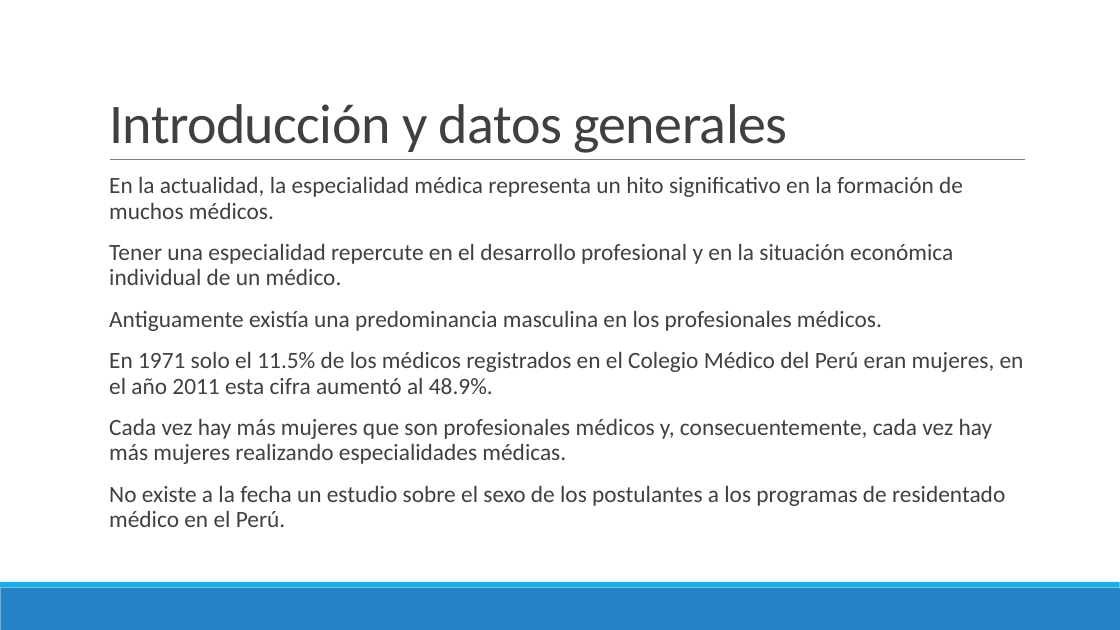
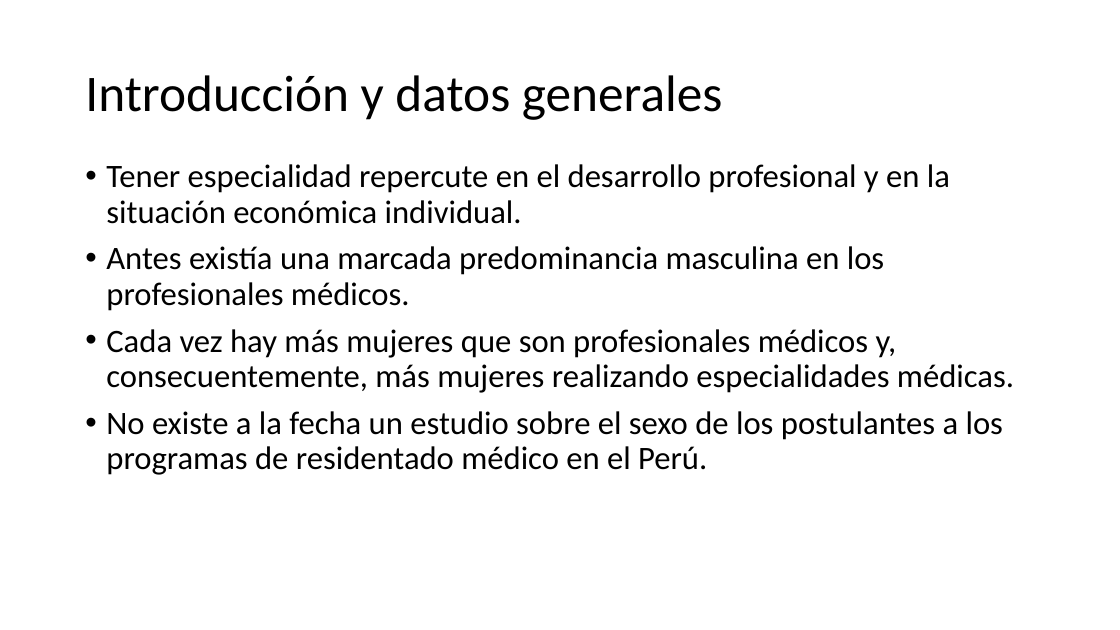
Before and after one commit to danimedi/tesis_genero_especialidades, a slide deck: slide 4 of doc/diapositivas_sustentacion_tesis.pptx. Drawn at 1120x630 pixels with LibreOffice and Linux fonts; fonts in the diff are those of the drawing; background and template pictures are left out. Boxes give left, top, right and bottom in pixels: in the first picture for what was removed or moved away, otherwise in the second. Text is boxed around its words. In the diff, an @@ line names an element or a change of style, - is before the commit and + after.

```diff
--- a/doc/diapositivas_sustentacion_tesis.pptx
+++ b/doc/diapositivas_sustentacion_tesis.pptx
@@ title "Introducción y datos generales": place and size @@
-title "Introducción y datos generales" at [109, 104, 787, 153]
+title "Introducción y datos generales" at [85, 75, 722, 120]
@@ title "Introducción y datos generales" at [85, 75, 722, 120]: size 48 to 44 pt, text colour #404040 to #000000, letter spacing -0.5 to 0 pt; line spacing 0.85 to 0.9; vertical alignment bottom to middle @@
@@ text "Tener especialidad repercute en el ...": place and size @@
-text "Tener especialidad repercute en el ..." at [109, 177, 1024, 527]
+text "Tener especialidad repercute en el ..." at [106, 164, 1014, 475]
@@ text at [106, 164, 1014, 393]: text changed; size 20 to 28 pt; text colour #404040 to #000000 @@
-  En la actualidad, la especialidad médica representa un hito significativo en la formación de muchos médicos.
-  Tener una especialidad repercute en el desarrollo profesional y en la situación económica individual de un médico.
-  Antiguamente existía una predominancia masculina en los profesionales médicos.
-  En 1971 solo el 11.5% de los médicos registrados en el Colegio Médico del Perú eran mujeres, en el año 2011 esta cifra aumentó al 48.9%.
-  Cada vez hay más mujeres que son profesionales médicos y, consecuentemente, cada vez hay más mujeres realizando especialidades médicas.
+• Tener especialidad repercute en el desarrollo profesional y en la situación económica individual.
+• Antes existía una marcada predominancia masculina en los profesionales médicos.
+• Cada vez hay más mujeres que son profesionales médicos y, consecuentemente, más mujeres realizando especialidades médicas.
@@ line removed from (110, 160) to (1026, 160) @@
@@ text at [106, 411, 1003, 475]: size 20 to 28 pt, text colour #404040 to #000000 in "No existe a la fecha un estudio ..."; bullet   to •; less space between paragraphs @@
@@ rectangle removed at [0, 588, 1120, 630] @@
@@ rectangle removed at [0, 582, 1120, 588] @@
```
Also in this commit, not shown: 64 other slides changed, 6 slides added, 7 slides removed.
